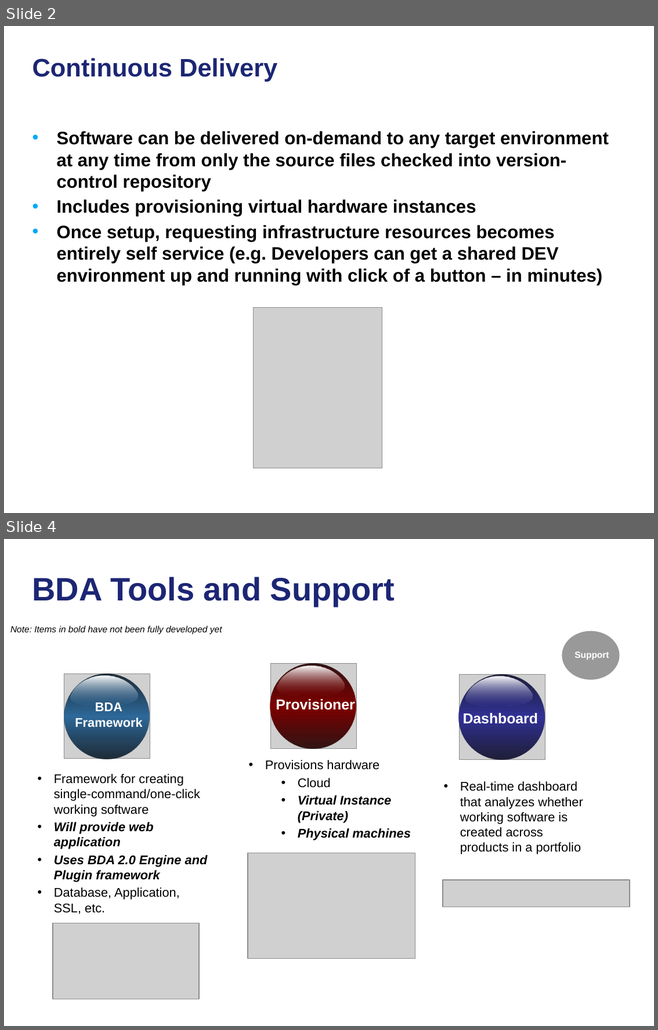
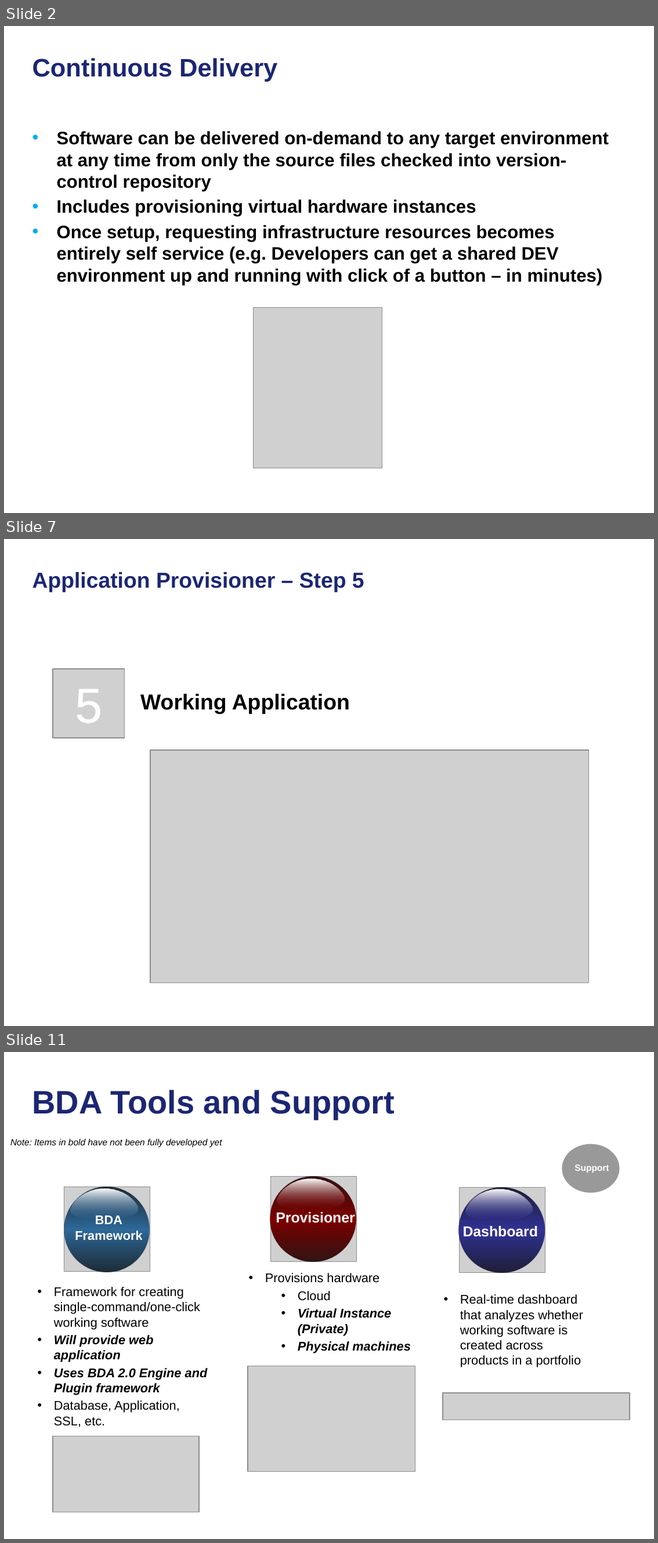
Before and after one commit to NCIP/automation, a slide deck: docs/continuous-delivery-caehr.pptx. Shown one above the other, each under a label of ours: slides 2 and 4 before the commit, slides 2, 7 and 11 after it; the slides between them are not shown. The pictures are 658x1030 and 658x1543 pixels, drawn with LibreOffice and Linux fonts; fonts in the diff are those of the drawing; grey boxes stand for pictures; background and template pictures are left out. Boxes give left, top, right and bottom in pixels: in the first picture for what was removed or moved away, otherwise in the second. Text is boxed around its words. In the diff, an @@ line names an element or a change of style, - is before the commit and + after.

```diff
--- a/docs/continuous-delivery-caehr.pptx
+++ b/docs/continuous-delivery-caehr.pptx
@@ slide 7 added at (4,539,654,1026), background picture (left out) @@
@@ title added at (32,572,364,592), 24 pt, text #1C2674, bold @@
+Application Provisioner – Step 5
@@ picture added at (53,669,124,738) @@
@@ text added at (75,689,102,723), 54 pt, text #FFFFFF @@
+5
@@ text added at (140,694,350,714), 24 pt, text #000000, bold @@
+Working Application
@@ picture added at (150,750,589,983) @@
@@ what was slide 4 is now slide 11 @@
```
Also in this commit, not shown: 2 slides changed, 5 other slides added, 1 slide removed.
